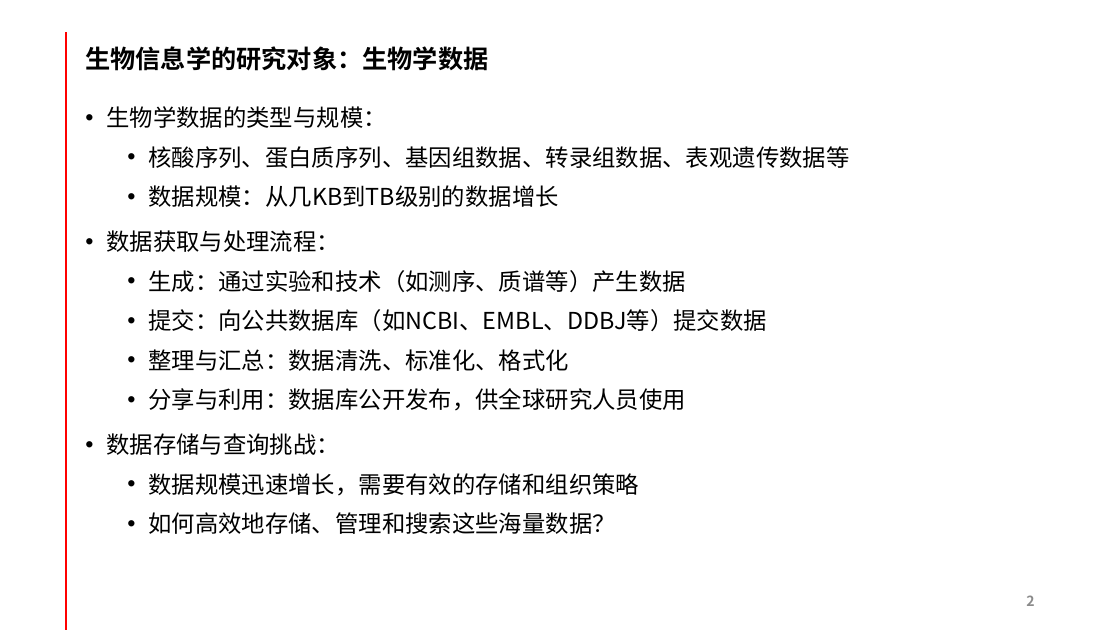
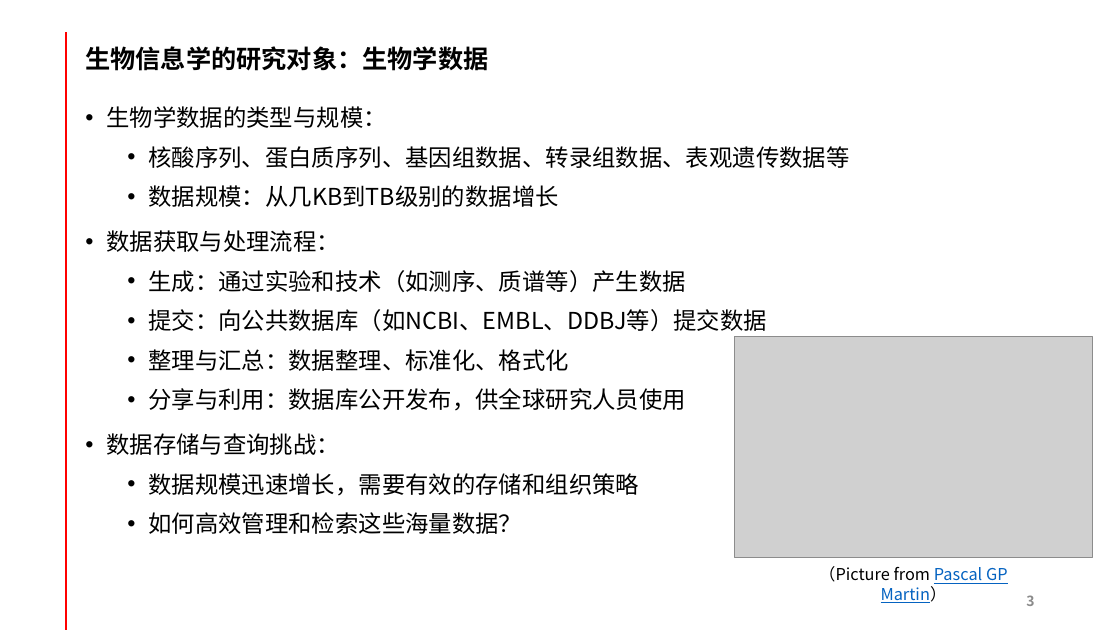
Before and after one commit to yanlinlin82/share, a slide deck: slide 3 of 颜林林-生物信息学中的信息搜索方法-20240909.pptx (slide 2 before the commit). Drawn at 1120x630 pixels with LibreOffice and Linux fonts; fonts in the diff are those of the drawing; grey boxes stand for pictures. Boxes give left, top, right and bottom in pixels: in the first picture for what was removed or moved away, otherwise in the second. Text is boxed around its words. In the diff, an @@ line names an element or a change of style, - is before the commit and + after.

Commit message:
Update PPT.

```diff
--- a/颜林林-生物信息学中的信息搜索方法-20240909.pptx
+++ b/颜林林-生物信息学中的信息搜索方法-20240909.pptx
@@ text at [148, 349, 569, 371]: text changed @@
-  • 整理与汇总：数据清洗、标准化、格式化
+  • 整理与汇总：数据整理、标准化、格式化
@@ picture added at [735, 337, 1092, 558] @@
@@ text at [148, 512, 522, 534]: text changed @@
-  • 如何高效地存储、管理和搜索这些海量数据？
+  • 如何高效管理和检索这些海量数据？
@@ text added at [819, 566, 1008, 603], 14 pt, text #0563C1, underline @@
+（Picture from Pascal GP Martin）
@@ page number at [1026, 595, 1034, 606]: text changed @@
-2
+3
```
Also in this commit, not shown: 7 other slides changed, 1 slide added.
